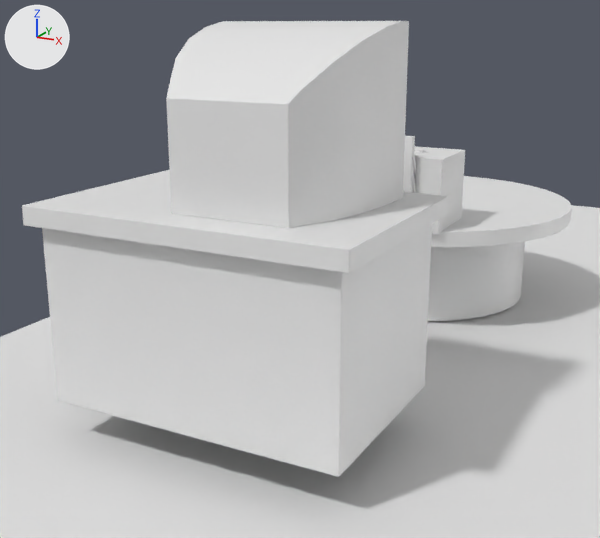
An edit to the Blender file src/Scenes.blend, drawn before and after from the same camera.
Rendered twice from a camera (50 mm lens) standing at (0.14, -7.03, 2.46) and looking at (-2.85, -1.43, 0.6). The axes (+X, +Y, +Z) are drawn at upper left. The lights are the same throughout.
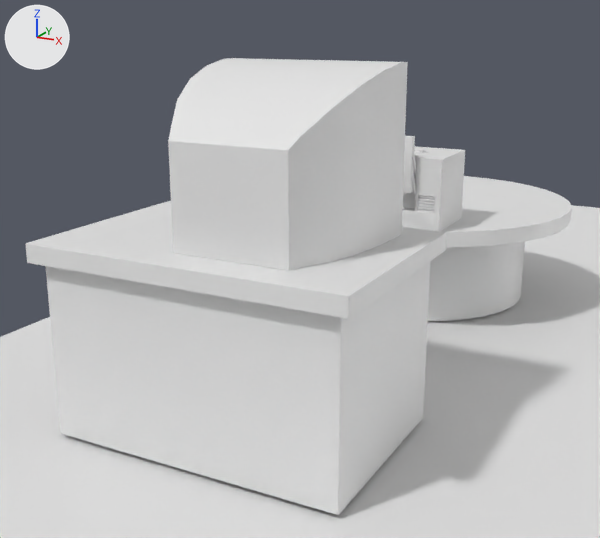
Boxes (x1, y1, x2, y2) around the edits, measured in the pictures (600 x 538 px):
```json
{"object": "Cube.002", "change": "moved", "before": [22, 170, 448, 477], "after": [25, 201, 446, 515]}
{"object": "Cube", "change": "moved", "before": [166, 21, 409, 228], "after": [168, 58, 408, 271]}
```

Edits to the scene script, one JSON object a line:
```json
{"op": "set", "path": "ob_cube.location", "old": "(-2.199, -3.148, 1.784)", "new": "(-2.199, -3.148, 1.562)"}
{"op": "set", "path": "ob_cube_002.location", "old": "(-2.418, -2.98, 0.886)", "new": "(-2.418, -2.98, 0.664)"}
```
